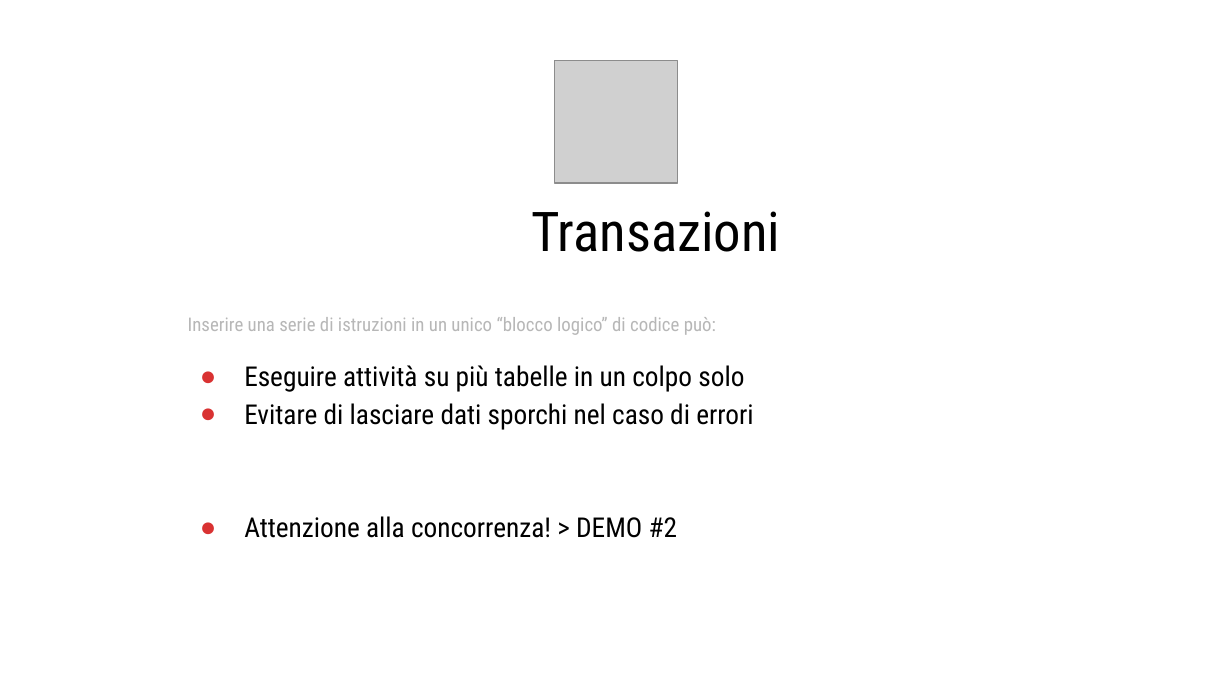
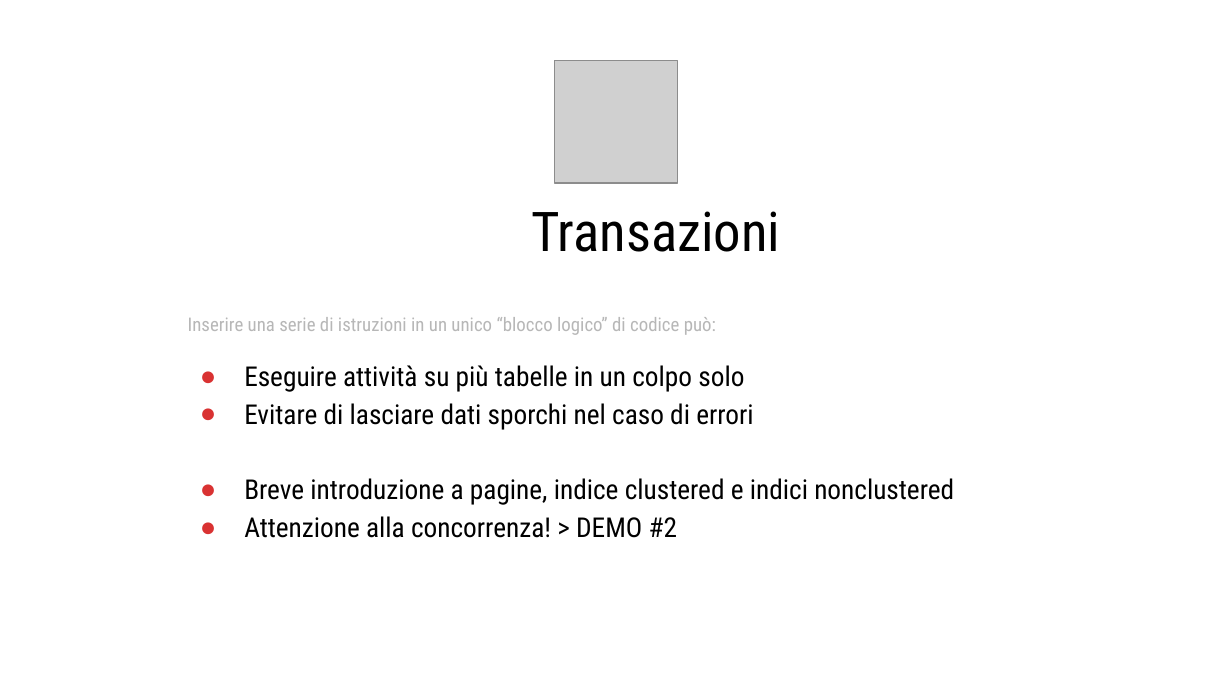
Before and after one commit to bibe74/CP2025, a slide deck: slide 5 of CP2025 - Utilizzare SQL.pptx. Drawn at 1232x693 pixels with LibreOffice and Linux fonts; fonts in the diff are those of the drawing; grey boxes stand for pictures; background and template pictures are left out. Boxes give left, top, right and bottom in pixels: in the first picture for what was removed or moved away, otherwise in the second. Text is boxed around its words. In the diff, an @@ line names an element or a change of style, - is before the commit and + after.

```diff
--- a/CP2025 - Utilizzare SQL.pptx
+++ b/CP2025 - Utilizzare SQL.pptx
@@ title at [244,478,954,505]: paragraph added @@
+● Breve introduzione a pagine, indice clustered e indici nonclustered
```
Also in this commit, not shown: 5 other slides changed, 7 other files.
